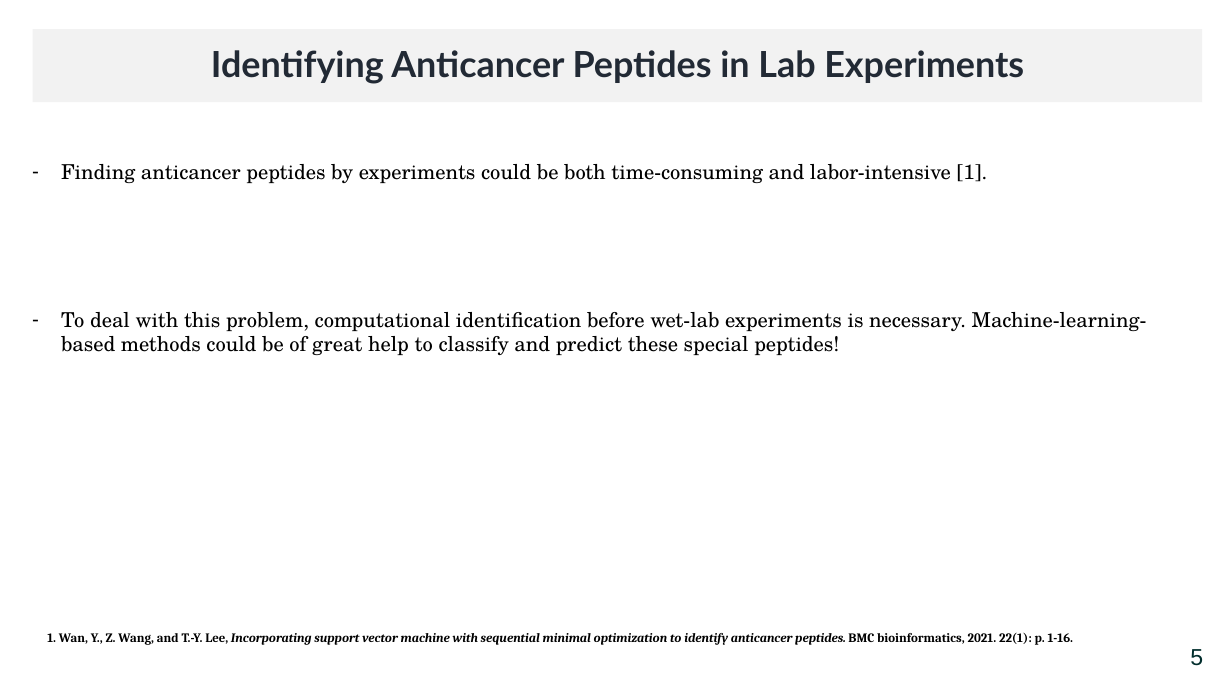
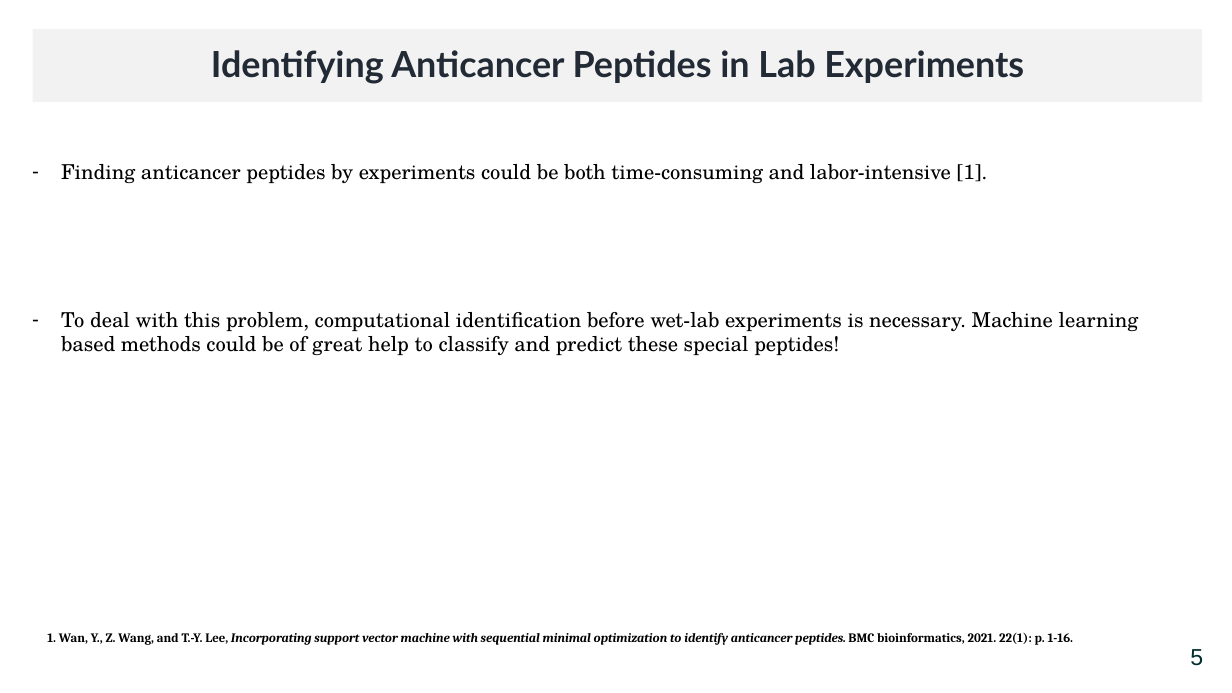
Before and after one commit to mtzynb/MyThesis, a slide deck: slide 7 of ThesisPresentation/thesis_presentation_26012022_Winter.pptx. Drawn at 1232x693 pixels with LibreOffice and Linux fonts; fonts in the diff are those of the drawing. Boxes give left, top, right and bottom in pixels: in the first picture for what was removed or moved away, otherwise in the second. Text is boxed around its words. In the diff, an @@ line names an element or a change of style, - is before the commit and + after.

```diff
--- a/ThesisPresentation/thesis_presentation_26012022_Winter.pptx
+++ b/ThesisPresentation/thesis_presentation_26012022_Winter.pptx
@@ text at bbox=[61, 312, 1139, 355]: text changed @@
-– To deal with this problem, computational identification before wet-lab experiments is necessary. Machine-learning-based methods could be of great help to classify and predict these special peptides!
+– To deal with this problem, computational identification before wet-lab experiments is necessary. Machine learning based methods could be of great help to classify and predict these special peptides!
```
Also in this commit, not shown: 35 other slides changed, 4 slides removed.
